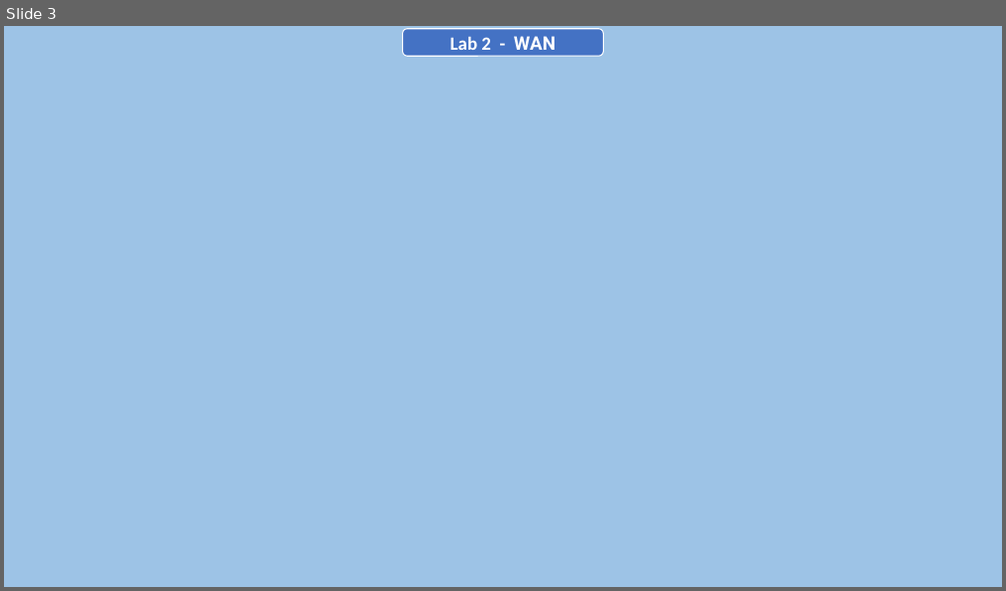
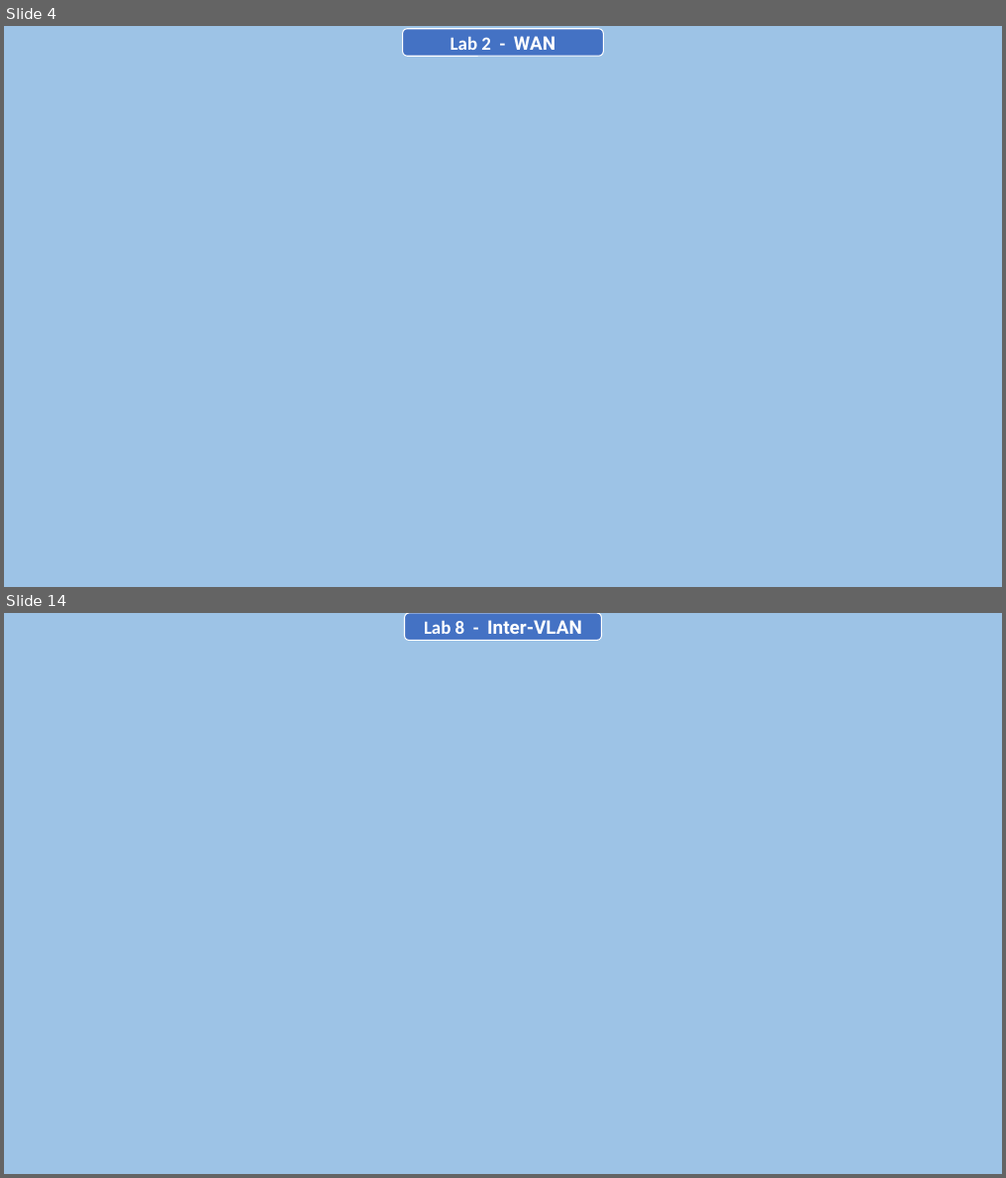
Before and after one commit to AntorPi314/MySave, a slide deck: Lab/Networking Lab/Final Assignment/Networking Lab (Final).pptx. Shown one above the other, each under a label of ours: slide 3 before the commit, slides 4 and 14 after it; the slides between them are not shown. The pictures are 1006x591 and 1006x1178 pixels, drawn with LibreOffice and Linux fonts; fonts in the diff are those of the drawing; background and template pictures are left out. Boxes give left, top, right and bottom in pixels: in the first picture for what was removed or moved away, otherwise in the second. Text is boxed around its words. In the diff, an @@ line names an element or a change of style, - is before the commit and + after.

```diff
--- a/Lab/Networking Lab/Final Assignment/Networking Lab (Final).pptx
+++ b/Lab/Networking Lab/Final Assignment/Networking Lab (Final).pptx
@@ slide 14 added at box(4, 613, 1002, 1174), background #9DC3E6 @@
@@ rounded rectangle added at box(405, 613, 601, 640), fill #4472C4, outline #FFFFFF 1 pt, 18 pt, text #FFFFFF, bold @@
+Lab 8 - Inter-VLAN
@@ what was slide 3 is now slide 4 @@
```
Also in this commit, not shown: 2 slides changed, 15 other slides added, 4 other files.
